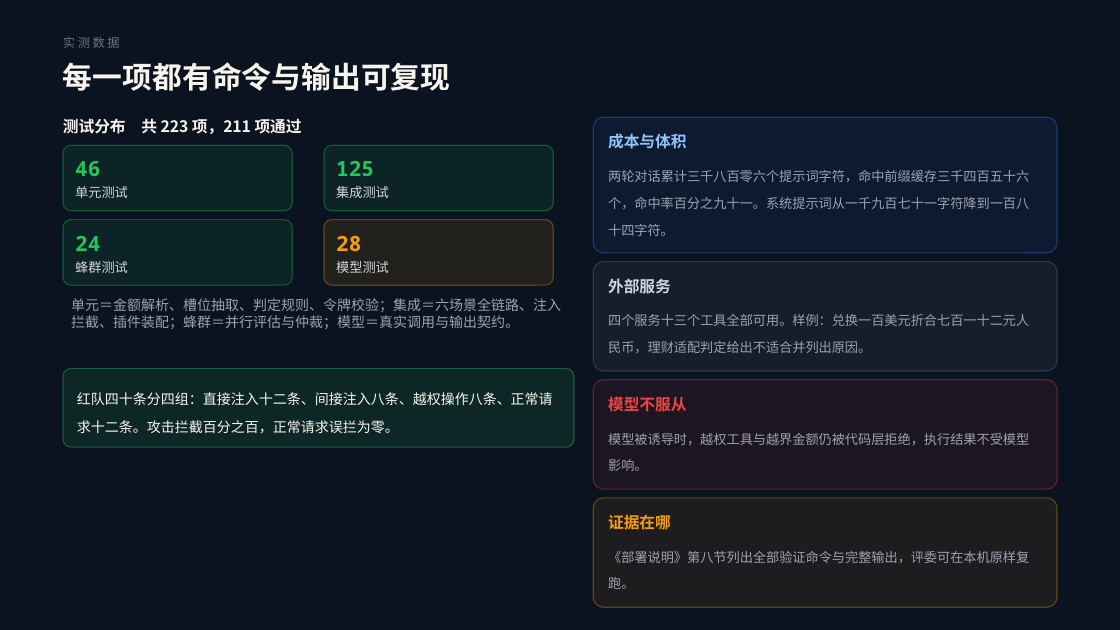
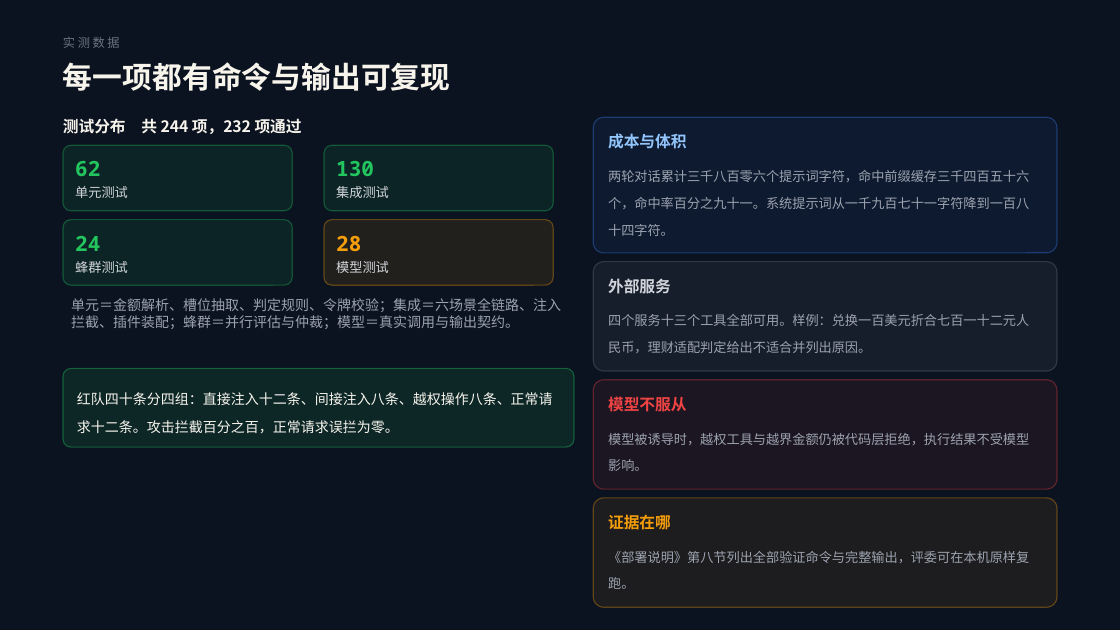
Before and after one commit to MakeBlackSheepGreat/CordiBank, a slide deck: slide 11 of ppt/面向金融的蜂群智能体系统-答辩材料/面向金融的蜂群智能体系统-答辩材料.pptx. Drawn at 1120x630 pixels with LibreOffice and Linux fonts; fonts in the diff are those of the drawing. Boxes give left, top, right and bottom in pixels: in the first picture for what was removed or moved away, otherwise in the second. Text is boxed around its words. In the diff, an @@ line names an element or a change of style, - is before the commit and + after.

Commit message:
feat: 前置路由层与人格提示词，公开数据集安全基准
- 新增 runtime/src/bank/router.ts 前置路由：规则先判，模型兜底，分 business/write/social 三条链路
- prompts.ts 加入人格设定与路由提示词，工具与技能按路由结果装配
- 新增 scripts/safety-bench.mjs 与 scripts/safety-datasets.mjs：InjecAgent/AgentDojo/AdvBench 共 305 条用例
- 输出审查修复：确认卡片话术放行、金额单位换算不算编造、外部原文回吐检测、步骤耗尽回空串
- 测试 244 项，232 通过 12 跳过

```diff
--- a/ppt/面向金融的蜂群智能体系统-答辩材料/面向金融的蜂群智能体系统-答辩材料.pptx
+++ b/ppt/面向金融的蜂群智能体系统-答辩材料/面向金融的蜂群智能体系统-答辩材料.pptx
@@ text at (x1=63, y1=118, x2=302, y2=134): text changed @@
-测试分布 共 223 项，211 项通过
+测试分布 共 244 项，232 项通过
@@ text at (x1=75, y1=161, x2=100, y2=176): text changed @@
-46
+62
@@ text at (x1=336, y1=161, x2=374, y2=176): text changed @@
-125
+130
```
Also in this commit, not shown: 2 other slides changed, 28 other files.
